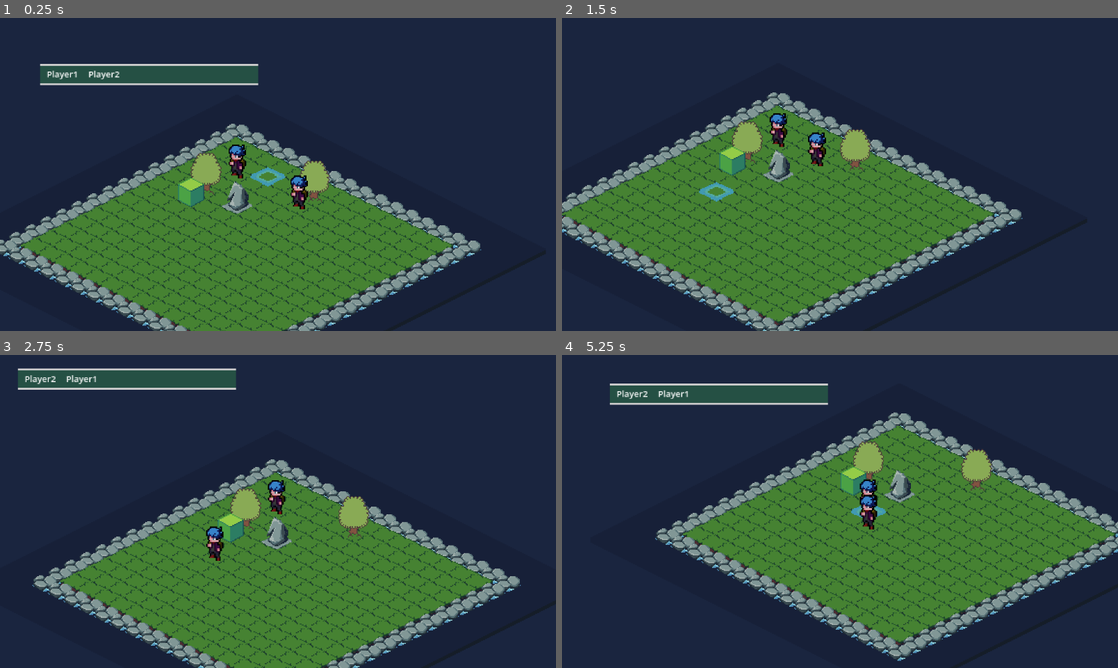
Above: before the commit, frames 1-4 (two rows, left to right).
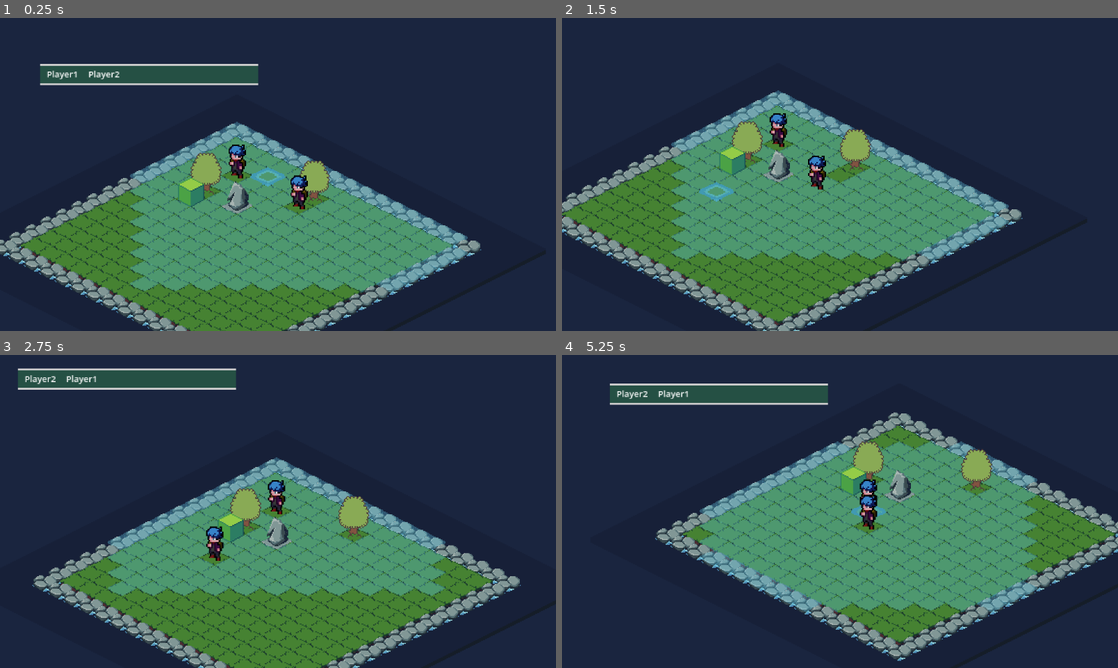
Above: after the commit, the same moments.

Repository: NopeGuy/GodotRTS
Game: Godot game, scene res://main.tscn
Two runs of this game, one before a commit and one after it. Both use one fixed random seed, a clock stepped at 60 frames per second and the inputs below.
Inputs (mouse positions are in pixels of both pictures, inside the frame that each line leads up to):
- Up to frame 1 (0.25 s): no input
- Up to frame 2 (1.5 s): move the mouse to (962, 158) at 0.52 s; click (962, 158) at 0.6 s; move the mouse to (728, 190) at 1.27 s; click (728, 190) at 1.35 s
- Up to frame 3 (2.75 s): move the mouse to (333, 442) at 2.02 s; click (333, 442) at 2.1 s
- Up to frame 4 (5.25 s): move the mouse to (812, 574) at 2.77 s; click (812, 574) at 2.85 s; move the mouse to (1006, 558) at 3.52 s; click (1006, 558) at 3.6 s; move the mouse to (673, 464) at 4.27 s; click (673, 464) at 4.35 s; tap Enter at 5 s; move the mouse to (867, 511) at 5.02 s; click (867, 511) at 5.1 s

The runs differ from the first frame. In frame 1, 17% of the frame differs, in the area x 23-85%, y 33-88%; in frame 2, 18%; in frame 3, 14%; in frame 4, 22%, in the area x 24-86%, y 27-83%.

Commit message:
Now with tile selection and better pathfinding

Diff:
--- a/CharacterManager.gd
+++ b/CharacterManager.gd
@@ -24,8 +24,9 @@
 		update_camera()
 
 # Function to switch to the next player in the list
-func switch_to_next_player():
+func switch_to_next_player(target_tile):
 	var current_index = players.find(active_player)
+	active_player.current_position = target_tile
 	current_index += 1
 
 	if current_index >= players.size():
--- a/player.gd
+++ b/player.gd
@@ -7,6 +7,7 @@
 
 var speed: float = 200.0  # Movement speed
 var target_position: Vector2 = Vector2()  # Target position for movement
+var current_position: Vector2 = Vector2()  # Target position for movement
 var is_moving: bool = false  # Track whether the character is moving
 
 @onready var turn_counter = get_node("/root/Main/TurnCounter")
@@ -16,6 +17,7 @@
 	CharacterManager.update_camera()
 	global_position = tile_map.map_to_local(StartPosition) # Start at the specified position
 	target_position = global_position # Set the initial target to current position
+	current_position = StartPosition
 	print(CharacterManager.active_player)
 
 func _physics_process(delta):
@@ -36,25 +38,47 @@
 	var current_tile = tile_map.local_to_map(global_position)
 	var target_tile = tile_map.local_to_map(target_position)
 	var target_tile_x = Vector2i(target_tile.x, current_tile.y)
+	var target_tile_y = Vector2i(current_tile.x, target_tile.y)
 	var target_position_x = tile_map.map_to_local(target_tile_x)
+	var target_position_y = tile_map.map_to_local(target_tile_y)
+	var dist_x = abs(target_tile.x - current_position.x)
+	var dist_y = abs(target_tile.y - current_position.y)
+
 
 	# Set the TurnCounter to be invisible at the beginning
 	turn_counter.visible = false
 
-	# Check if we have arrived at the target tile (using map coordinates)
-	if current_tile == target_tile:
-		# Snap to the target position and stop moving
-		global_position = target_position
-		is_moving = false
-		CharacterManager.switch_to_next_player()
-	elif current_tile.x != target_tile_x.x:
-		# Interpolate position towards the target
-		var direction = (target_position_x - global_position).normalized()
-		global_position += direction * speed * delta
-	else:
-		# Interpolate position towards the target
-		var direction = (target_position - global_position).normalized()
-		global_position += direction * speed * delta
+	# Move along the axis with the greater distance first
+	if dist_x > dist_y:
+		# Check if we have arrived at the target tile (using map coordinates)
+		if current_tile == target_tile:
+			# Snap to the target position and stop moving
+			global_position = target_position
+			is_moving = false
+			CharacterManager.switch_to_next_player(target_tile)
+		elif current_tile.x != target_tile_x.x:
+			# Interpolate position towards the target
+			var direction = (target_position_x - global_position).normalized()
+			global_position += direction * speed * delta
+		else:
+			# Interpolate position towards the target
+			var direction = (target_position - global_position).normalized()
+			global_position += direction * speed * delta
+	else:		# Check if we have arrived at the target tile (using map coordinates)
+		if current_tile == target_tile:
+			# Snap to the target position and stop moving
+			global_position = target_position
+			is_moving = false
+			CharacterManager.switch_to_next_player(target_tile)
+		elif current_tile.y != target_tile_y.y:
+			# Interpolate position towards the target
+			var direction = (target_position_y - global_position).normalized()
+			global_position += direction * speed * delta
+		else:
+			# Interpolate position towards the target
+			var direction = (target_position - global_position).normalized()
+			global_position += direction * speed * delta
+
 
 func MoveMouse():
 	if Input.is_action_just_pressed("LeftClick") and not is_moving:
@@ -70,4 +94,5 @@
 				if distance_to_tile <= Movement:
 					# Set the target position and begin moving
 					target_position = clicked_tile_position
+					current_position = current_tile
 					is_moving = true
--- a/tile_map.gd
+++ b/tile_map.gd
@@ -3,6 +3,7 @@
 var GridSize = 20
 var Dic = {}
 var selectedTile = Vector2i()
+var previous_active_player = null  # Variable to track the previous active player
 
 func _ready():
 	for x in range(GridSize):
@@ -76,17 +77,54 @@
 					}
 					set_cell(3, Vector2i(x, y), 4, Vector2i(0, 0), 0)
 
-
 func _process(delta):
 	var tile = local_to_map(get_global_mouse_position())
+
+	# Check if the active player has changed
+	if CharacterManager.active_player != previous_active_player:
+		# Update the currentCharTile when the active player changes
+		clear_movement_tiles()
+		previous_active_player = CharacterManager.active_player  # Update the previous active player
+		show_movement_tiles()
+
+	# Only proceed if the selectedTile is different from the hovered tile
 	if selectedTile == tile:
 		return
+
+	# Erase the previously highlighted tile
 	erase_cell(1, selectedTile)
+
+	# Set the new selectedTile to the currently hovered tile
 	selectedTile = tile
-	# Set the new tile only if it's within the dictionary
+
+	# Highlight the new tile if it's in the dictionary
 	if Dic.has(str(tile)):
 		set_cell(1, tile, 3, Vector2i(0, 0), 0)
-#		print(Dic[str(tile)])
+
+
+var highlighted_tiles = []  # Keep track of highlighted tiles
+
+func clear_movement_tiles():
+	# Clear only the previously highlighted tiles
+	for tile in highlighted_tiles:
+		erase_cell(4, tile)  # Clear the highlighted tile layer
+	highlighted_tiles.clear()  # Clear the list after erasing
+
+func show_movement_tiles():
+	# Get the movement range of the active player
+	var movement_range = CharacterManager.active_player.Movement
+	var current_position = CharacterManager.active_player.current_position
+
+	# Highlight the movement tiles based on the movement range
+	for dx in range(-movement_range, movement_range + 1):
+		for dy in range(-movement_range, movement_range + 1):
+			var target_tile = Vector2i(current_position) + Vector2i(dx, dy)
+			if (abs(dx) + abs(dy)) <= movement_range:  # Check if within the movement range
+				if is_tile_walkable(target_tile):
+					set_cell(4, target_tile, 5, Vector2i(0, 0), 0)  # Highlight the tile
+					highlighted_tiles.append(target_tile)  # Track the highlighted tile
+
+
 
 # Return the selected tile position
 func get_selected_tile():
@@ -96,5 +134,8 @@
 func is_tile_walkable(tile_pos):
 	var tile_key = str(tile_pos)
 	if Dic.has(tile_key):
-		return Dic[tile_key]["Walkable"] # Return if the tile is walkable
+		for character in CharacterManager.players:
+			if Vector2i(character.current_position) == tile_pos:
+				return false  # Tile is occupied by another character
+		return Dic[tile_key]["Walkable"]  # Tile is unoccupied
 	return false
--- a/tile_map.tscn
+++ b/tile_map.tscn
@@ -7,6 +7,7 @@
 [ext_resource type="Texture2D" uid="uid://ca2wdtu1764yf" path="res://Assets/tiles1/isometric tileset/selected2.png" id="4_cclq8"]
 [ext_resource type="Texture2D" uid="uid://ki8ohyd3a41p" path="res://Assets/tiles1/isometric tileset/block.png" id="4_wmkjc"]
 [ext_resource type="Texture2D" uid="uid://cqk0os7ee0lmp" path="res://Assets/bg.png" id="6_8f1pq"]
+[ext_resource type="Texture2D" uid="uid://bhvo6ehgbbs1s" path="res://Assets/tiles1/isometric tileset/selected3.png" id="6_vh08t"]
 
 [sub_resource type="TileSetAtlasSource" id="TileSetAtlasSource_tpboh"]
 texture = ExtResource("1_1kqwk")
@@ -200,6 +201,12 @@
 0:0/0/y_sort_origin = -13
 0:1/0 = 0
 
+[sub_resource type="TileSetAtlasSource" id="TileSetAtlasSource_ly562"]
+texture = ExtResource("6_vh08t")
+texture_region_size = Vector2i(32, 32)
+0:0/0 = 0
+0:0/0/texture_origin = Vector2i(0, -3)
+
 [sub_resource type="TileSet" id="TileSet_xqly8"]
 tile_shape = 1
 tile_layout = 5
@@ -210,6 +217,7 @@
 sources/2 = SubResource("TileSetAtlasSource_skjc6")
 sources/4 = SubResource("TileSetAtlasSource_fsumt")
 sources/3 = SubResource("TileSetAtlasSource_16e8k")
+sources/5 = SubResource("TileSetAtlasSource_ly562")
 
 [node name="tile_map" type="TileMap"]
 y_sort_enabled = true
@@ -224,6 +232,8 @@
 layer_3/name = "Layer3"
 layer_3/y_sort_enabled = true
 layer_3/z_index = 1
+layer_4/name = "Layer4"
+layer_4/y_sort_enabled = true
 script = ExtResource("2_kq4pw")
 
 [node name="background" type="Sprite2D" parent="."]
--- a/turn_counter.gd
+++ b/turn_counter.gd
@@ -41,5 +41,8 @@
 		CharacterManager.players.remove_at(0)  # Remove the first player
 		CharacterManager.players.append(first_player)  # Add them at the end
 
+		# Make the TurnCounter visible again after updating the camera
+		self.visible = true
+
 	# Refresh the turn order display
 	update_turn_order()
Binary file added: Assets/tiles1/isometric tileset/selected3.png
Not shown, added: Assets/tiles1/isometric tileset/selected3.png.import
Not shown: 1 places in tile_map.tscn that only renumber resources
